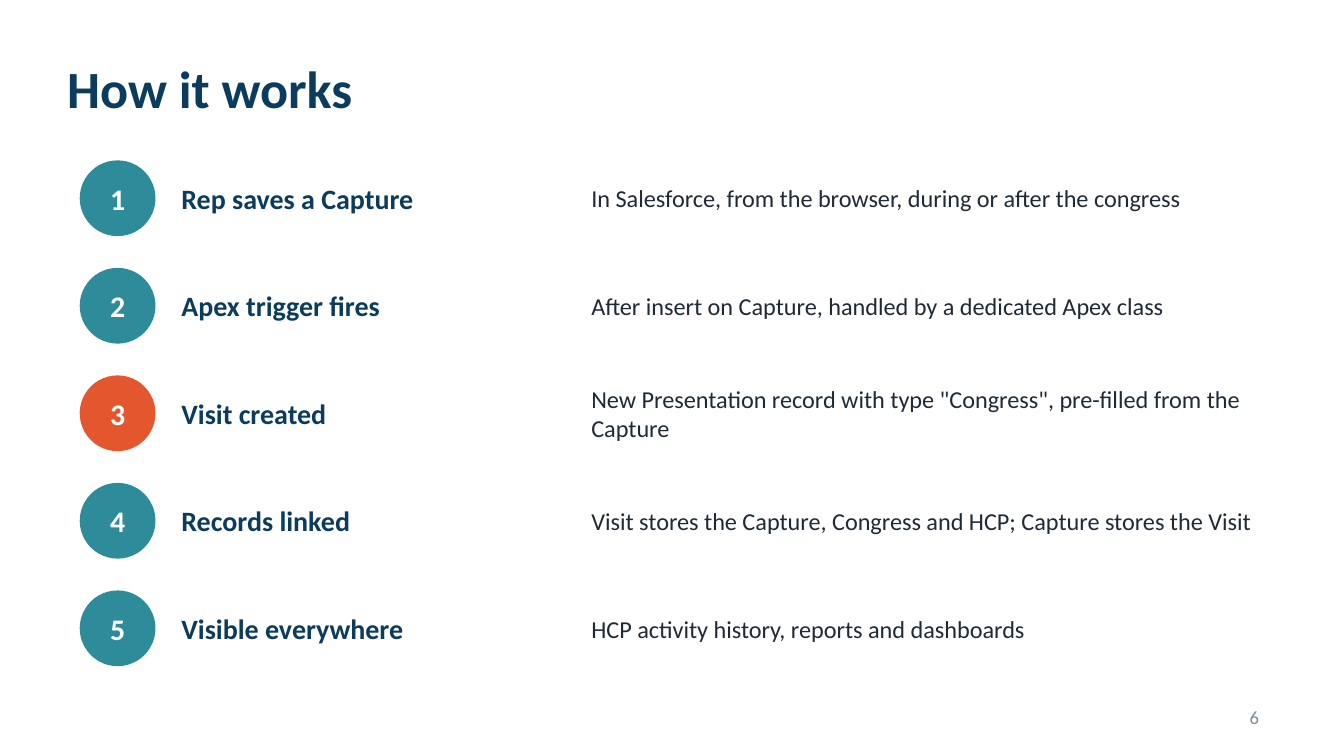
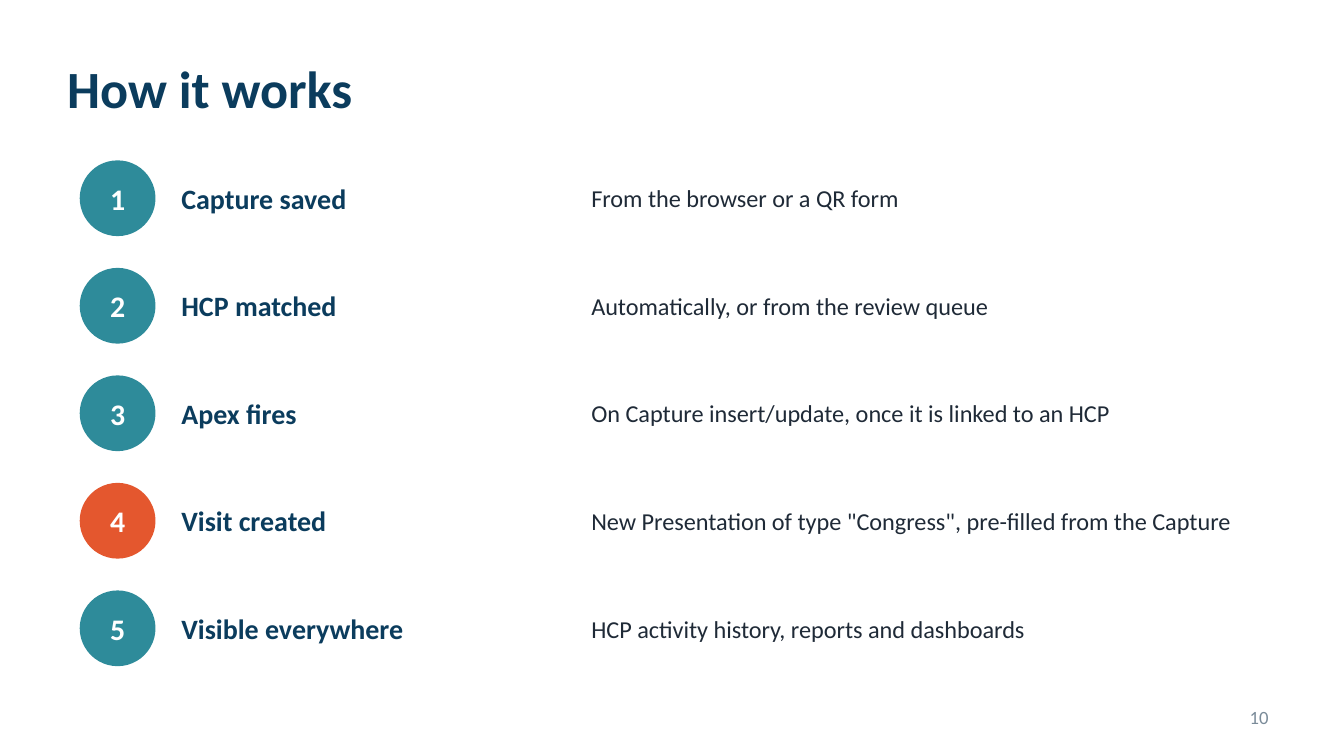
Before and after one commit to patrik8585/claude, a slide deck: slide 10 of slides/France_CBU_Congress_Solution.pptx (slide 6 before the commit). Drawn at 1344x756 pixels with LibreOffice and Linux fonts; fonts in the diff are those of the drawing. Boxes give left, top, right and bottom in pixels: in the first picture for what was removed or moved away, otherwise in the second. Text is boxed around its words. In the diff, an @@ line names an element or a change of style, - is before the commit and + after.

```diff
--- a/slides/France_CBU_Congress_Solution.pptx
+++ b/slides/France_CBU_Congress_Solution.pptx
@@ text at (181, 189, 347, 214): text changed @@
-Rep saves a Capture
+Capture saved
@@ text at (591, 190, 898, 211): text changed @@
-In Salesforce, from the browser, during or after the congress
+From the browser or a QR form
@@ text at (181, 296, 336, 317): text changed @@
-Apex trigger fires
+HCP matched
@@ text at (591, 298, 988, 319): text changed @@
-After insert on Capture, handled by a dedicated Apex class
+Automatically, or from the review queue
@@ ellipse at (81, 376, 155, 450): fill #E4572E to #2E8B9A; outline #E4572E 1 pt to #2E8B9A 1 pt @@
@@ text added at (181, 404, 296, 429), 15 pt, text #0B3C5D, bold @@
+Apex fires
@@ text at (591, 405, 1110, 426): text changed @@
-New Presentation record with type "Congress", pre-filled from the Capture
+On Capture insert/update, once it is linked to an HCP
@@ ellipse at (81, 484, 155, 558): fill #2E8B9A to #E4572E; outline #2E8B9A 1 pt to #E4572E 1 pt @@
@@ text "Visit created": place and size @@
-text "Visit created" at (181, 404, 326, 425)
+text "Visit created" at (181, 511, 326, 532)
@@ text removed at (181, 511, 350, 532) @@
-Records linked
@@ text at (591, 513, 1230, 534): text changed @@
-Visit stores the Capture, Congress and HCP; Capture stores the Visit
+New Presentation of type "Congress", pre-filled from the Capture
@@ page number at (1250, 712, 1269, 724): text changed @@
-6
+10
```
Also in this commit, not shown: 8 other slides changed, 4 slides added.
